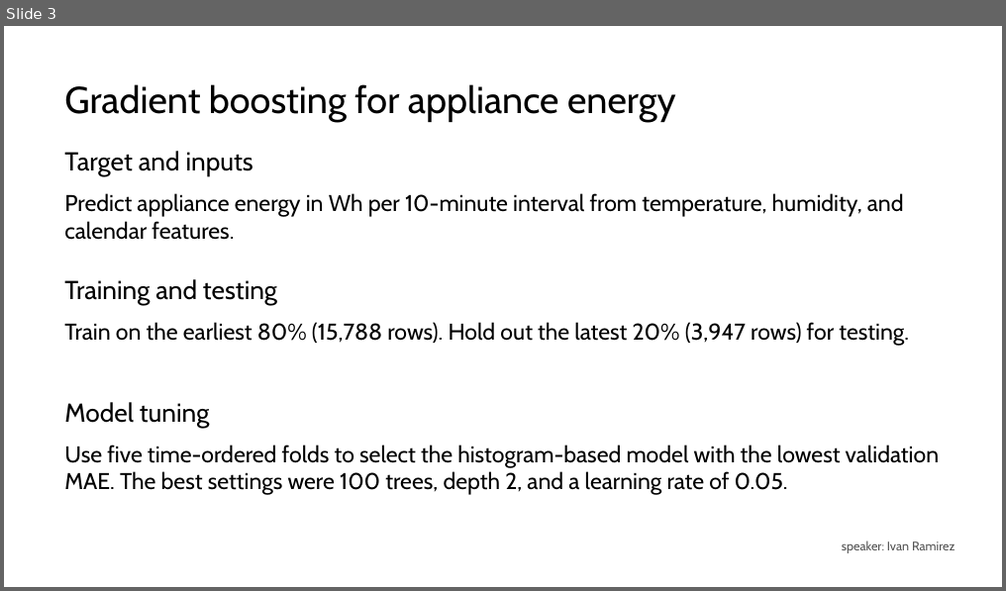
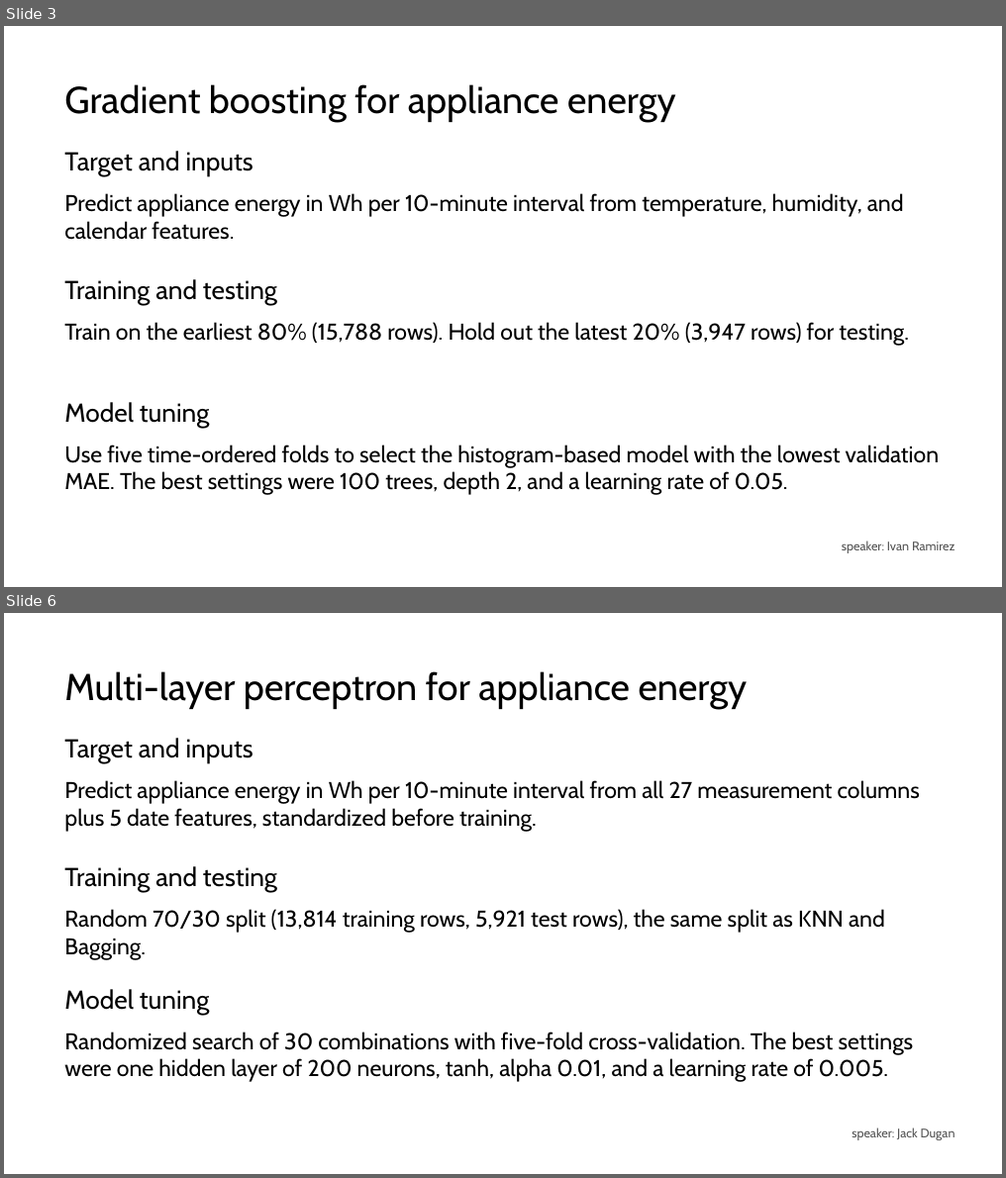
Before and after one commit to va2324/CSC3730-Group3, a slide deck: shared_report_&_presentation/group_presentation.pptx. Shown one above the other, each under a label of ours: slide 3 before the commit, slides 3 and 6 after it; the slides between them are not shown. The pictures are 1006x591 and 1006x1178 pixels, drawn with LibreOffice and Linux fonts; fonts in the diff are those of the drawing. Boxes give left, top, right and bottom in pixels: in the first picture for what was removed or moved away, otherwise in the second. Text is boxed around its words. In the diff, an @@ line names an element or a change of style, - is before the commit and + after.

```diff
--- a/shared_report_&_presentation/group_presentation.pptx
+++ b/shared_report_&_presentation/group_presentation.pptx
@@ slide 6 added at (x1=4, y1=613, x2=1002, y2=1174), background #FFFFFF @@
@@ text added at (x1=64, y1=671, x2=747, y2=710), 36 pt, text #000000 @@
+Multi-layer perceptron for appliance energy
@@ text added at (x1=64, y1=738, x2=253, y2=763), 25 pt, text #000000 @@
+Target and inputs
@@ text added at (x1=64, y1=780, x2=920, y2=832), 22 pt, text #000000 @@
+Predict appliance energy in Wh per 10-minute interval from all 27 measurement columns plus 5 date features, standardized before training.
@@ text added at (x1=64, y1=866, x2=277, y2=892), 25 pt, text #000000 @@
+Training and testing
@@ text added at (x1=64, y1=909, x2=885, y2=960), 22 pt, text #000000 @@
+Random 70/30 split (13,814 training rows, 5,921 test rows), the same split as KNN and Bagging.
@@ text added at (x1=64, y1=989, x2=210, y2=1015), 25 pt, text #000000 @@
+Model tuning
@@ text added at (x1=64, y1=1032, x2=914, y2=1082), 22 pt, text #000000 @@
+Randomized search of 30 combinations with five-fold cross-validation. The best settings were one hidden layer of 200 neurons, tanh, alpha 0.01, and a learning rate of 0.005.
@@ text added at (x1=851, y1=1128, x2=955, y2=1141), 12 pt, text #545454 @@
+speaker: Jack Dugan
```
Also in this commit, not shown: 1 slide changed, 2 other slides added, 1 other file.
